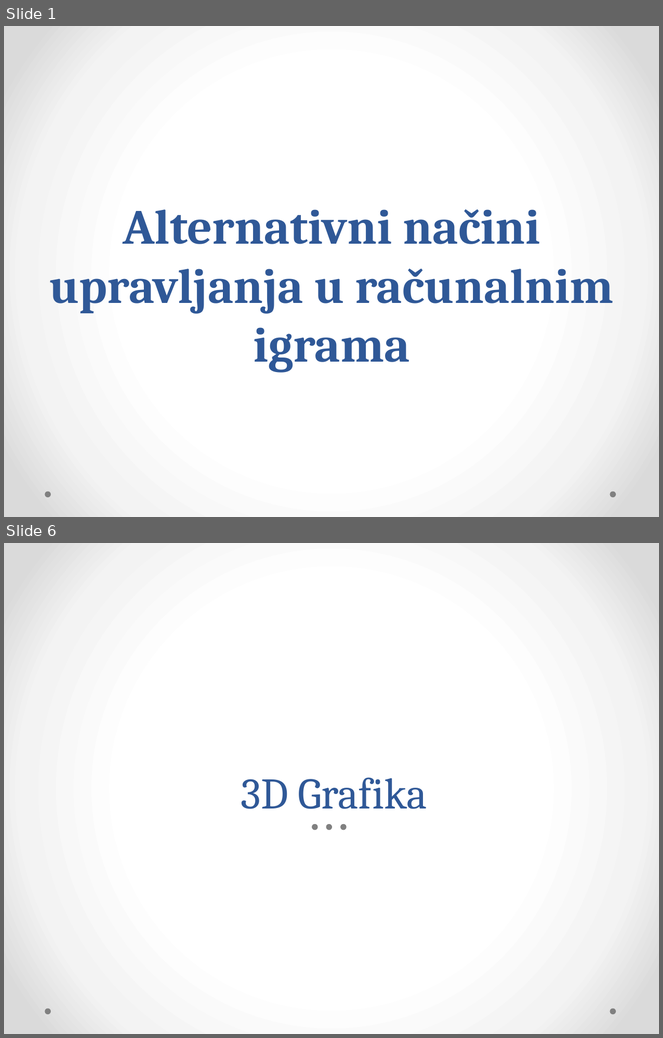
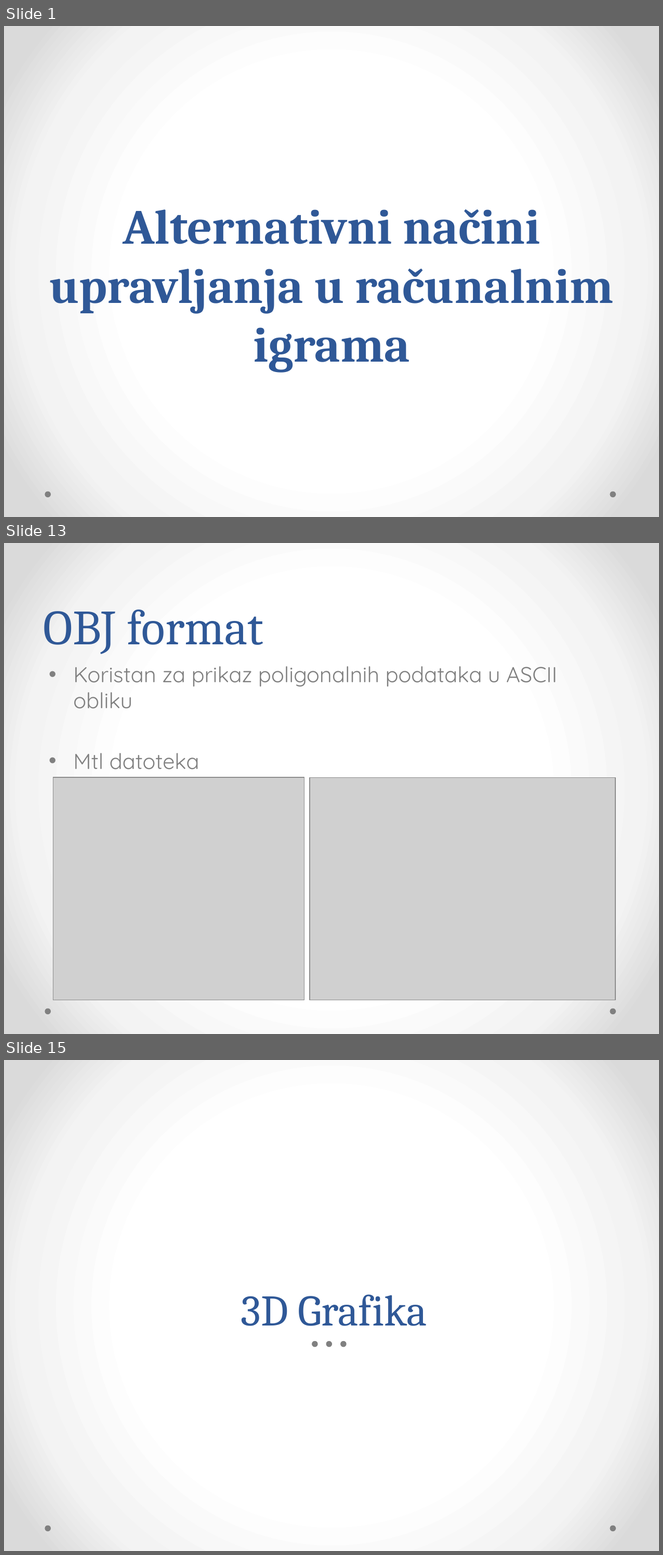
Before and after one commit to Bojanovski/IG-Project, a slide deck: Dokumentacija/Prezentacija.pptx. Shown one above the other, each under a label of ours: slides 1 and 6 before the commit, slides 1, 13 and 15 after it; the slides between them are not shown. The pictures are 663x1038 and 663x1555 pixels, drawn with LibreOffice and Linux fonts; fonts in the diff are those of the drawing; grey boxes stand for pictures. Boxes give left, top, right and bottom in pixels: in the first picture for what was removed or moved away, otherwise in the second. Text is boxed around its words. In the diff, an @@ line names an element or a change of style, - is before the commit and + after.

```diff
--- a/Dokumentacija/Prezentacija.pptx
+++ b/Dokumentacija/Prezentacija.pptx
@@ slide 13 added at (4, 543, 659, 1034), background gradient #FFFFFF to #F4F4F4 to #DADADA; not listed: 2 template elements that a slide beside it also shows @@
@@ title added at (44, 610, 263, 654), 54 pt, text #2F5897 @@
+OBJ format
@@ text added at (73, 666, 557, 770), 23.8 pt, text #808080 @@
+• Koristan za prikaz poligonalnih podataka u ASCII obliku
+• Mtl datoteka
@@ picture added at (53, 778, 304, 1000) @@
@@ picture added at (310, 778, 616, 1000) @@
@@ what was slide 6 is now slide 15 @@
```
Also in this commit, not shown: 10 slides changed, 13 other slides added.
